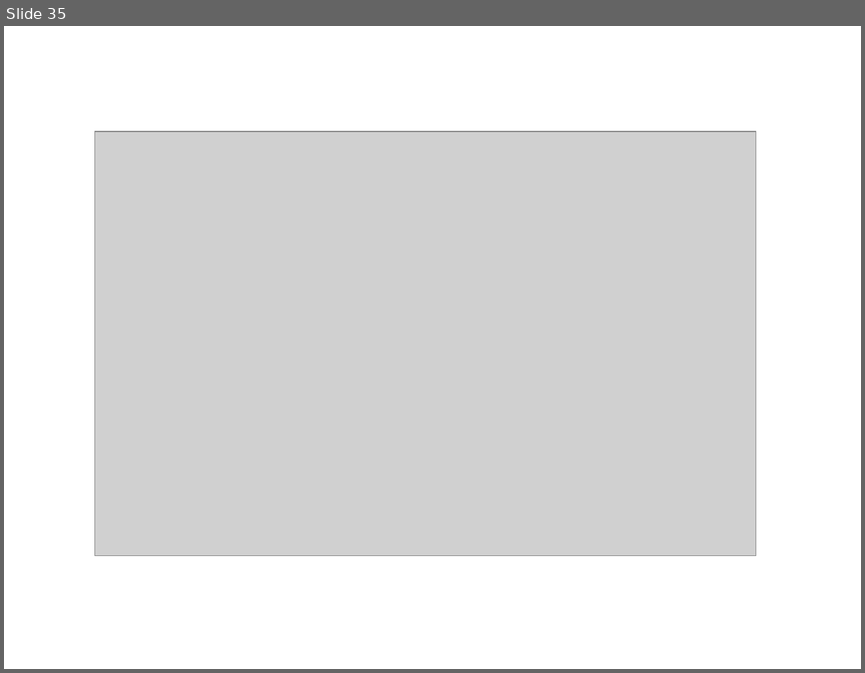
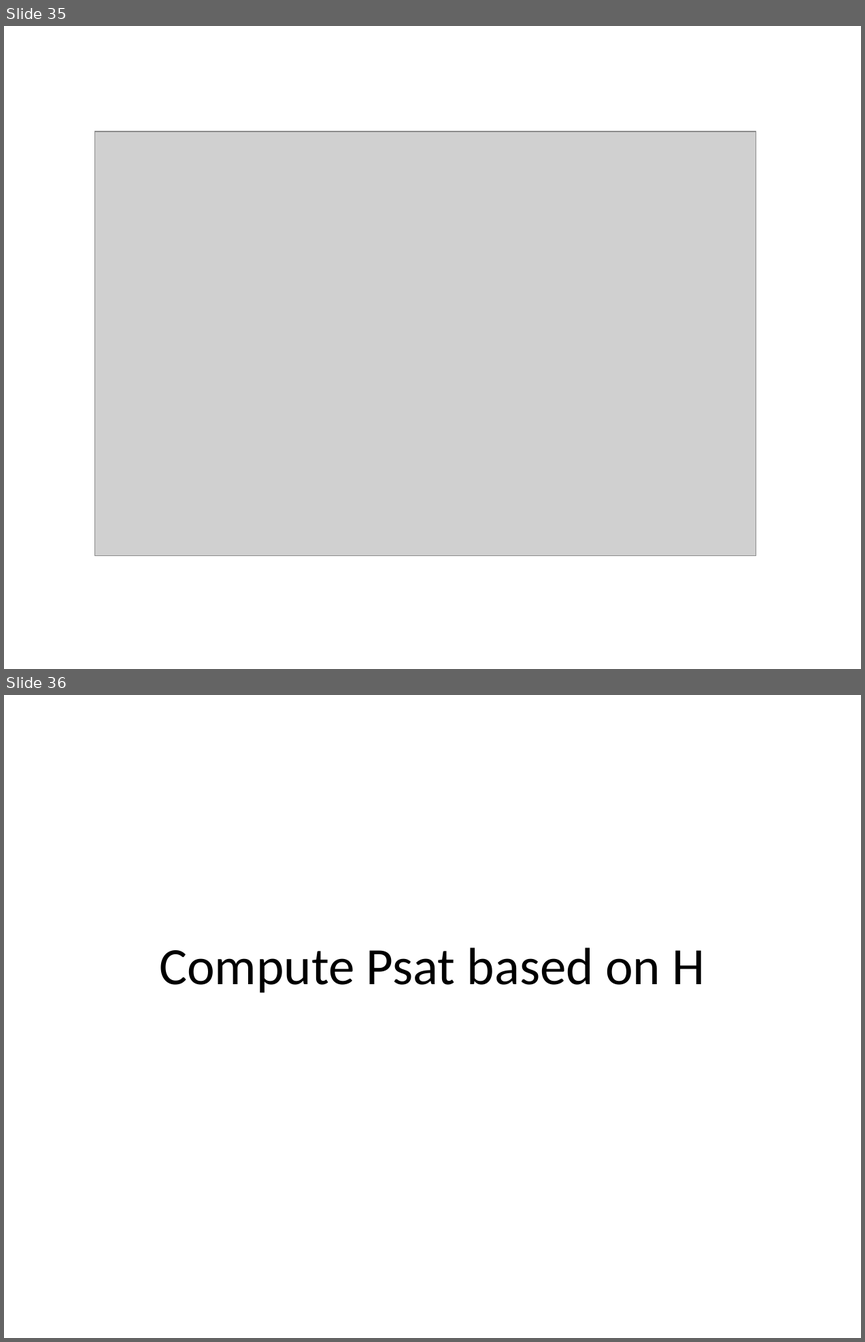
Before and after one commit to ckl67/PAC-Tool, a slide deck: prog_help/pac-tool help draw.pptx. Shown one above the other, each under a label of ours: slide 35 before the commit, slides 35 and 36 after it. The pictures are 865x673 and 865x1342 pixels, drawn with LibreOffice and Linux fonts; fonts in the diff are those of the drawing; grey boxes stand for pictures. Boxes give left, top, right and bottom in pixels: in the first picture for what was removed or moved away, otherwise in the second. Text is boxed around its words. In the diff, an @@ line names an element or a change of style, - is before the commit and + after.

```diff
--- a/prog_help/pac-tool help draw.pptx
+++ b/prog_help/pac-tool help draw.pptx
@@ slide 36 added at [4, 695, 861, 1338], background #FFFFFF @@
@@ title added at [159, 947, 705, 993], 44 pt, text #000000 @@
+Compute Psat based on H
```
Also in this commit, not shown: 2 other slides added, 1 slide removed, 5 other files.
